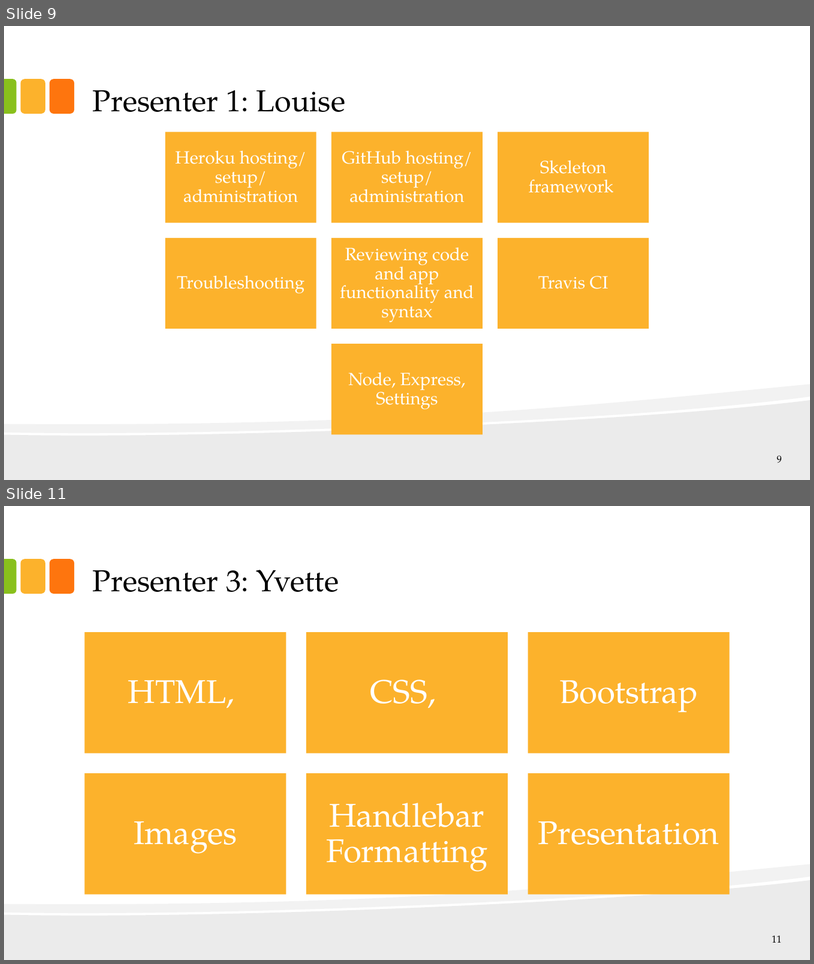
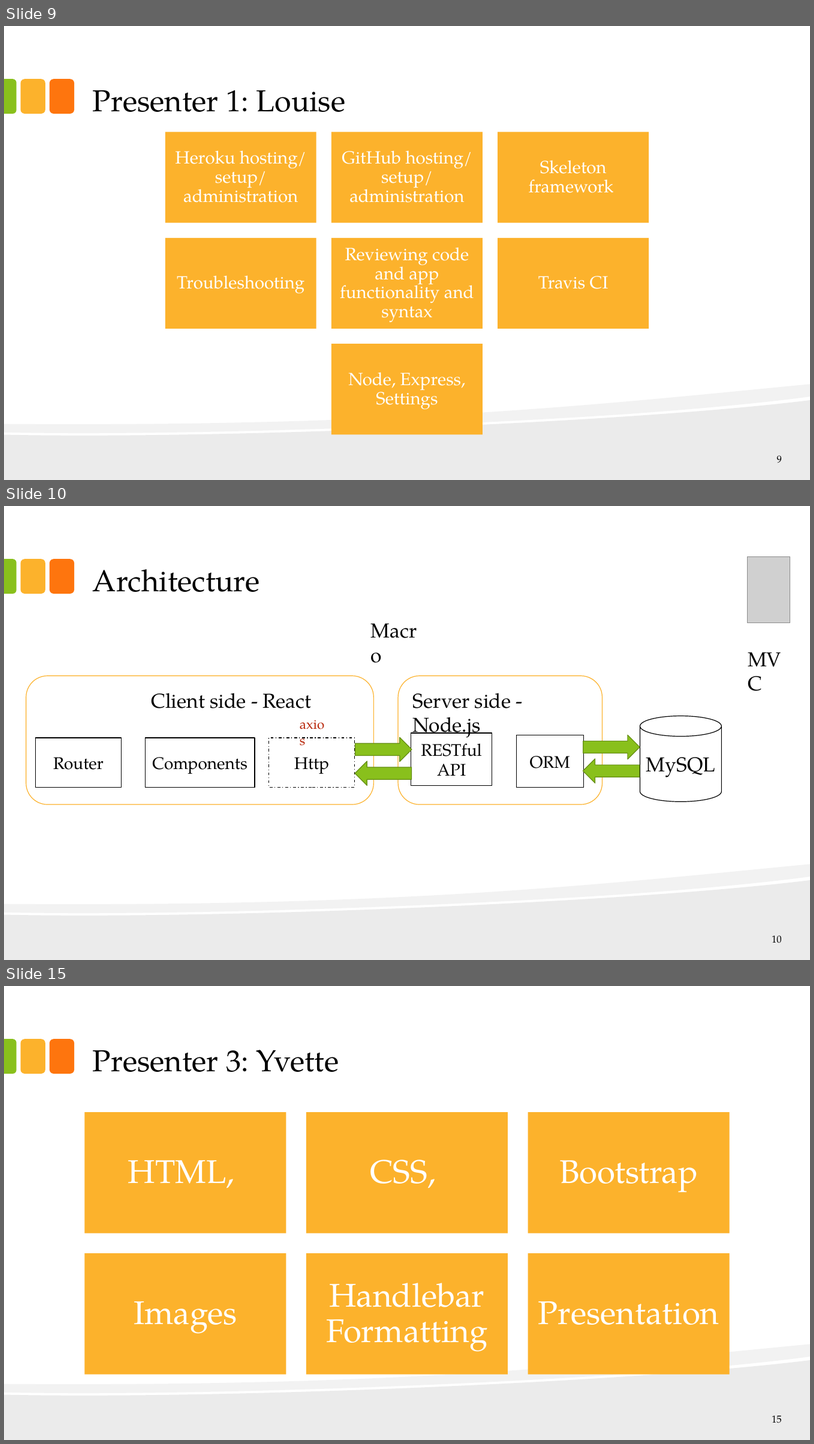
Before and after one commit to lcerdeira/OrganicS2, a slide deck: Farmers Market Presentation.pptx. Shown one above the other, each under a label of ours: slides 9 and 11 before the commit, slides 9, 10 and 15 after it; the slides between them are not shown. The pictures are 814x964 and 814x1444 pixels, drawn with LibreOffice and Linux fonts; fonts in the diff are those of the drawing; grey boxes stand for pictures. Boxes give left, top, right and bottom in pixels: in the first picture for what was removed or moved away, otherwise in the second. Text is boxed around its words. In the diff, an @@ line names an element or a change of style, - is before the commit and + after.

```diff
--- a/Farmers Market Presentation.pptx
+++ b/Farmers Market Presentation.pptx
@@ slide 10 added at [4,506,810,960], background #FFFFFF; not listed: 5 template elements that a slide beside it also shows @@
@@ picture added at [747,557,790,623] @@
@@ title added at [93,569,260,592], 36 pt, text #000000 @@
+Architecture
@@ text added at [365,615,434,645], 24 pt, text #000000 @@
+Macro
@@ text added at [742,643,799,673], 24 pt, text #000000 @@
+MVC
@@ rounded rectangle added at [26,676,374,805], outline #FCB22C 0.85 pt @@
@@ rounded rectangle added at [398,676,603,805], outline #FCB22C 0.85 pt @@
@@ text added at [151,693,312,708], 24 pt, text #000000 @@
+Client side - React
@@ text added at [413,693,512,738], 24 pt, text #000000 @@
+Server side - Node.js
@@ text added at [294,712,336,735], 16 pt, text #B8270A @@
+axios
@@ cylinder added at [641,716,722,802], outline #000000 0.85 pt, 24 pt, text #000000 @@
+MySQL
@@ rectangle added at [35,738,122,787], outline #000000 0.85 pt, 20 pt, text #000000 @@
+Router
@@ rectangle added at [145,738,254,787], outline #000000 0.85 pt, 20 pt, text #000000 @@
+Components
@@ rectangle added at [269,738,355,787], outline #000000 0.85 pt dashed, 20 pt, text #000000 @@
+Http
@@ right arrow added at [356,737,413,761], fill #89C01C, outline #658E15 0.85 pt @@
@@ rectangle added at [411,733,492,786], outline #000000 0.85 pt, 20 pt, text #000000 @@
+RESTful
+API
@@ rectangle added at [516,735,584,787], outline #000000 0.85 pt, 20 pt, text #000000 @@
+ORM
@@ right arrow added at [584,735,641,759], fill #89C01C, outline #658E15 0.85 pt @@
@@ right arrow added at [355,761,412,786], fill #89C01C, outline #658E15 0.85 pt @@
@@ right arrow added at [583,759,640,783], fill #89C01C, outline #658E15 0.85 pt @@
@@ page number added at [772,935,782,943], 12 pt, text #000000 @@
+10
@@ what was slide 11 is now slide 15 @@
@@ page number at [772,1415,782,1423]: text changed @@
-11
+15
```
Also in this commit, not shown: 2 slides changed, 3 other slides added.
